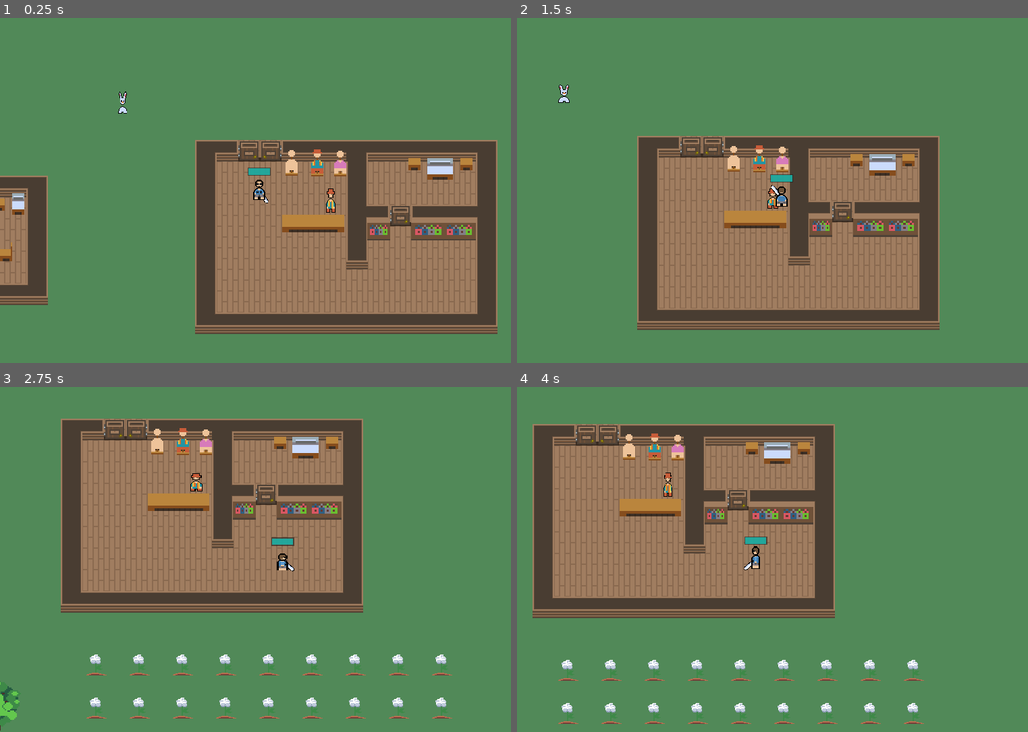
Above: before the commit, frames 1-4 (two rows, left to right).
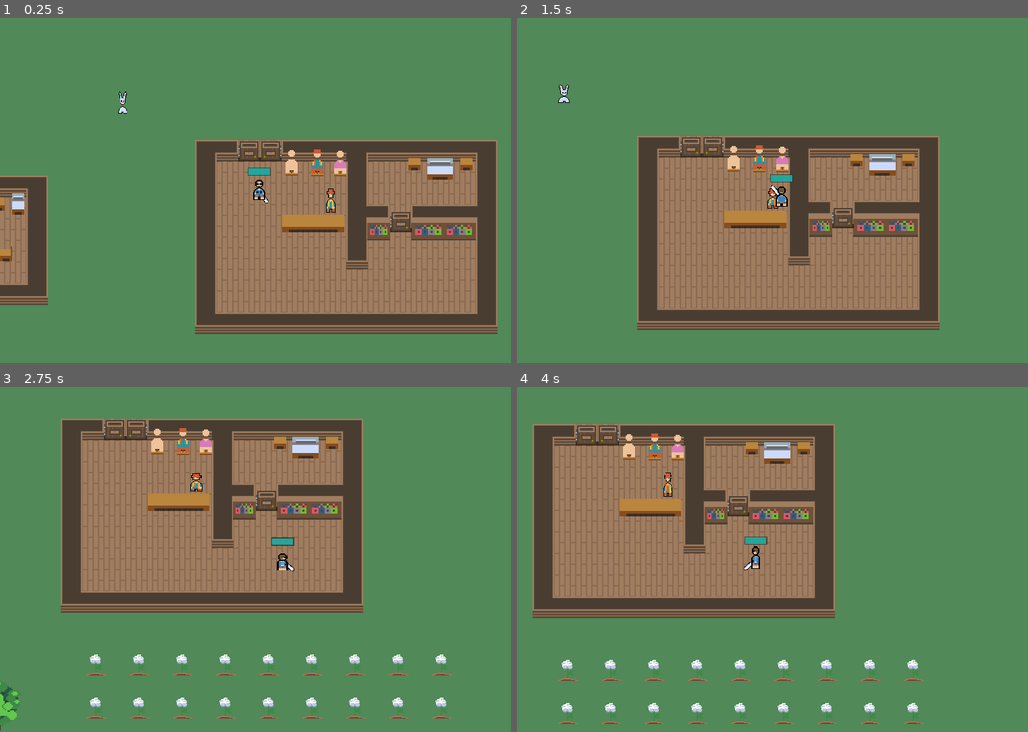
Above: after the commit, the same moments.

Repository: JJPSeno/bgjcalmbeforethestorm
Game: Godot game, scene res://World/world.tscn
The game is run twice, just before and just after one commit, with the same random seed, the same clock (stepped at 60 frames per second) and the same inputs. Sound files missing from this copy of the repository are replaced by a short silence.
Inputs:
- Up to frame 1 (0.25 s): no input
- Up to frame 2 (1.5 s): hold D (right) 0.53-1.28 s; hold O (hit) 0.53-1.28 s; hold S (down) from 1.28 s (still down); tap W (movement) at 1.35 s
- Up to frame 3 (2.75 s): release S (down) at 2.03 s; hold D (right) from 2.03 s (still down); hold O (hit) from 2.03 s (still down)
- Up to frame 4 (4 s): release O (hit) at 2.78 s; tap W (movement) at 2.85 s; release D (right) at 3.53 s; hold A (left) from 3.53 s (still down); hold O (hit) from 3.53 s (still down)

The runs differ from the first frame. In frame 1, 0.2% of the frame differs, in the area x 76-81%, y 54-63%; in frame 2, 0.2%; in frame 3, 0.2%; in frame 4, 0.2%, in the area x 41-46%, y 29-38%.

Commit message:
Fixed door

Diff:
--- a/World/Buildings/Tailors_Hut.tscn
+++ b/World/Buildings/Tailors_Hut.tscn
@@ -2,19 +2,16 @@
 
 [ext_resource type="TileSet" uid="uid://cf55y4yeoncux" path="res://Config/Wooden House Set.tres" id="1_r6ura"]
 [ext_resource type="PackedScene" uid="uid://d1igu3fewrmqh" path="res://Entities/Door/Double_Door.tscn" id="2_hll8a"]
+[ext_resource type="PackedScene" uid="uid://dgqx7vldlp0t7" path="res://Entities/Door/Door.tscn" id="2_k5vpj"]
 [ext_resource type="Texture2D" uid="uid://d3x8lhi420bnc" path="res://Config/furniture/Puppet.tres" id="3_0hyun"]
 [ext_resource type="Texture2D" uid="uid://c4ijvuewdj2j5" path="res://Config/furniture/Puppet_2.tres" id="5_hs6vf"]
 [ext_resource type="Texture2D" uid="uid://dr8bfaw4sj0ys" path="res://Config/furniture/Puppet_3.tres" id="6_8mioa"]
 [ext_resource type="Texture2D" uid="uid://cawbosyeacf2" path="res://Config/furniture/TextileShelf.tres" id="7_etjrx"]
 [ext_resource type="Texture2D" uid="uid://c4817tfsja5nc" path="res://Config/furniture/BigTable.tres" id="7_jqqij"]
-[ext_resource type="Texture2D" uid="uid://cl4vsc7akvayp" path="res://Config/furniture/Door_Horizontal.tres" id="8_qagy3"]
 [ext_resource type="Texture2D" uid="uid://dn3c8ev4wlwvd" path="res://Config/furniture/Bed.tres" id="9_ukaph"]
 [ext_resource type="Texture2D" uid="uid://cpqh7aidgfsqh" path="res://Config/furniture/SideTable.tres" id="10_juvgd"]
 
 [node name="Tailors_Hut" type="Node2D"]
-
-[node name="Door" parent="." instance=ExtResource("2_hll8a")]
-position = Vector2(81, 16)
 
 [node name="Floor" type="TileMapLayer" parent="."]
 position = Vector2(-224, -128)
@@ -59,11 +56,6 @@
 texture = ExtResource("7_etjrx")
 offset = Vector2(-10.8308, -3.8923)
 
-[node name="DoorHorizontal" type="Sprite2D" parent="."]
-position = Vector2(304.5, 112)
-scale = Vector2(0.96875, 1)
-texture = ExtResource("8_qagy3")
-
 [node name="Bed" type="Sprite2D" parent="."]
 position = Vector2(363, 43)
 scale = Vector2(2.16667, 1)
@@ -79,3 +71,6 @@
 
 [node name="Door2" parent="." instance=ExtResource("2_hll8a")]
 position = Vector2(80, 16)
+
+[node name="Door" parent="." instance=ExtResource("2_k5vpj")]
+position = Vector2(305, 121)
